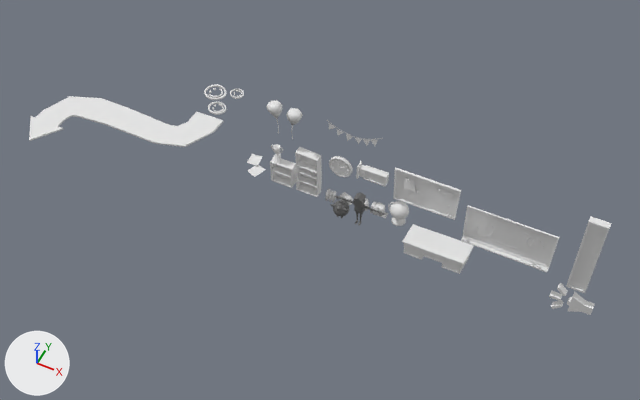
Two versions of the Blender file SourceArt/Models/PropFactory.blend, one commit apart.
Before and after are seen from a 50 mm lens placed at (5.5, -27.7, 34.0), pointed at (-8.0, -0.6, 0.0). The lights are fixed; the arrows at lower left show +X, +Y and +Z.

In view in the first picture: 'NoticeBoard', 'Prop_Blackboard', 'Prop_ShelvesUnit', 'SoundBarrier', 'SoundOMeter', 'TeachersDesk', 'TutorialArrow'.
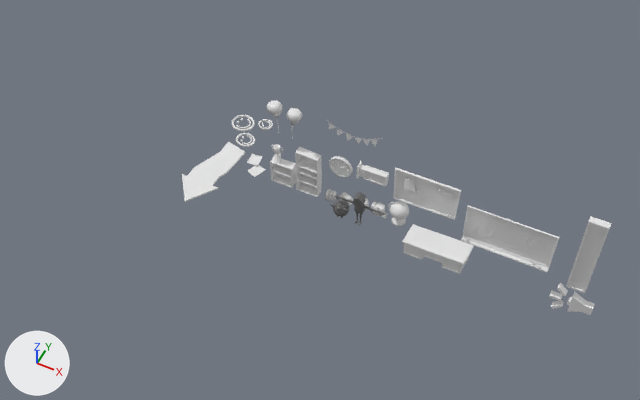
Commit message: adjust arrow

Diff of the bpy script that builds the scene:
```diff
--- a/SourceArt/Models/PropFactory.blend.py
+++ b/SourceArt/Models/PropFactory.blend.py
@@ me_sphere_001 @@
 # used by ob_tutorialarrow; location = (-20.98, 0.0, 0.0)
-me_sphere_001.from_pydata(...)  # 1062 vertices, 874 faces; spans x -4.37..5.47, y -3.72..5.06, z -0.05..0.05
+me_sphere_001.from_pydata(...)  # 1026 vertices, 838 faces; spans x -1.41..1.1, y -3.72..3.54, z -0.05..0.05
+# me_sphere_001 part 1: the loose piece of 128 vertices spanning x 4.08..5.16, y 2.63..3.59, z -0.04..0.04 is moved by (-4.31, -1.52, 0.0)
+# me_sphere_001 part 2: the loose piece of 76 vertices spanning x 4.53..4.99, y 2.78..3.44, z -0.04..0.04 is moved by (-4.31, -1.52, 0.0)
+# me_sphere_001 part 3: the loose piece of 128 vertices spanning x 3.19..4.49, y 3.6..4.83, z -0.04..0.04 is moved by (-4.31, -1.52, 0.0)
+# me_sphere_001 part 4: the loose piece of 76 vertices spanning x 3.58..4.28, y 3.8..4.62, z -0.04..0.04 is moved by (-4.31, -1.52, 0.0)
+# me_sphere_001 part 5: the loose piece of 128 vertices spanning x 4.6..5.41, y 4.29..5.06, z -0.04..0.04 is moved by (-4.31, -1.52, 0.0)
+# me_sphere_001 part 6: a new loose piece of 30 vertices spanning x -1.41..0.84, y -3.72..1.02, z -0.05..0.05
+# me_sphere_001 part 7
+# 66 vertices are removed from x -4.37..5.47, y -3.72..2.35, z -0.05..0.05
+# 64 faces are deleted
@@ ob_tutorialarrow @@
 ob_tutorialarrow = bpy.data.objects.new('TutorialArrow', me_sphere_001)
-ob_tutorialarrow.location = (-20.98, 0.0, 0.0)
+ob_tutorialarrow.location = (-13.96, 0.0, 0.0)
```

Changed parts and their boxes (x1, y1, x2, y2) in the pictures (640 x 400 px; the box of a moved part takes in the faces that stretch with it):
'TutorialArrow', reshaped, moved (57% narrower, 40% taller)
    before: (29, 85, 244, 147)
    after: (182, 115, 273, 202)
part 1 of me_sphere_001, moved or reshaped
    before: (208, 101, 226, 115)
    after: (236, 133, 255, 147)
part 2 of me_sphere_001, moved or reshaped
    before: (214, 104, 224, 112)
    after: (242, 135, 252, 145)
part 3 of me_sphere_001, moved or reshaped
    before: (204, 85, 226, 100)
    after: (232, 115, 255, 131)
part 4 of me_sphere_001, moved or reshaped
    before: (208, 88, 223, 98)
    after: (236, 119, 251, 129)
part 5 of me_sphere_001, moved or reshaped
    before: (230, 89, 244, 99)
    after: (258, 119, 273, 130)
part 6 of me_sphere_001, added
    after: (182, 142, 246, 202)
part 7 of me_sphere_001, deleted
    before: (29, 96, 223, 147)
